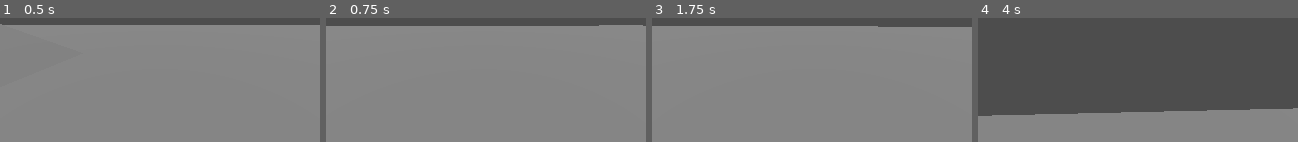
Above: before the commit, frames 1-4 (left to right).
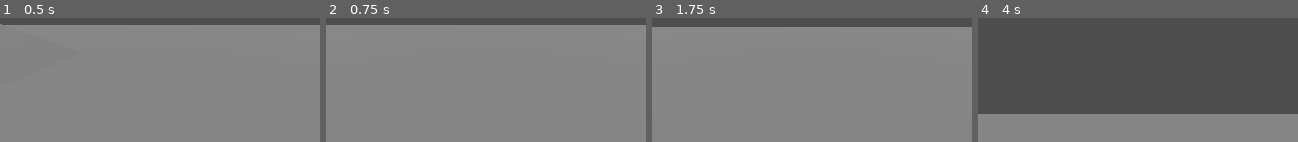
Above: after the commit, the same moments.

Repository: swigof/lowpoly-winter
Game: Godot game, scene res://main.tscn
The game is run twice, just before and just after one commit, with the same random seed, the same clock (stepped at 60 frames per second) and the same inputs.
Inputs (mouse positions are in pixels of both pictures, inside the frame that each line leads up to):
- Up to frame 1 (0.5 s): no input
- Up to frame 2 (0.75 s): move the mouse to (502, 20) at 0.52 s; hold W (move_forward) from 0.53 s (still down)
- Up to frame 3 (1.75 s): keep holding W (move_forward); tap Enter at 1.25 s; move the mouse to (796, 22) at 1.27 s
- Up to frame 4 (4 s): keep holding W (move_forward); tap Space at 2 s; move the mouse to (outside the picture) at 2.02 s; move the mouse to (1134, 25) at 2.77 s; move the mouse to (1163, 25) at 3.52 s

Frame 1 is identical in both runs. In frame 2, 0.7% of the frame differs, in the area x 0-100%, y 5-7%; in frame 3, 0.6%; in frame 4, 1.9%, in the area x 0-100%, y 72-80%.

Commit message:
fix mouse recapture

Diff:
--- a/player.gd
+++ b/player.gd
@@ -10,9 +10,6 @@
 var _mouse_rotation: Vector3
 var _rotation_input: float
 var _tilt_input: float
-
-func _ready():
-	Input.mouse_mode = Input.MOUSE_MODE_CAPTURED
 
 func _physics_process(delta: float):
 	var input_dir := Input.get_vector("move_left", "move_right", "move_forward", "move_backward")
@@ -46,6 +43,10 @@
 	_rotation_input = 0.0
 	_tilt_input = 0.0
 
+func _input(event: InputEvent):
+	if (Input.mouse_mode != Input.MOUSE_MODE_CAPTURED) and event is InputEventMouseButton:
+		Input.set_mouse_mode(Input.MOUSE_MODE_CAPTURED)
+
 func _unhandled_input(event: InputEvent):
 	if event is InputEventMouseMotion and Input.get_mouse_mode() == Input.MOUSE_MODE_CAPTURED:
 		_rotation_input = -event.relative.x * look_sensitivity
